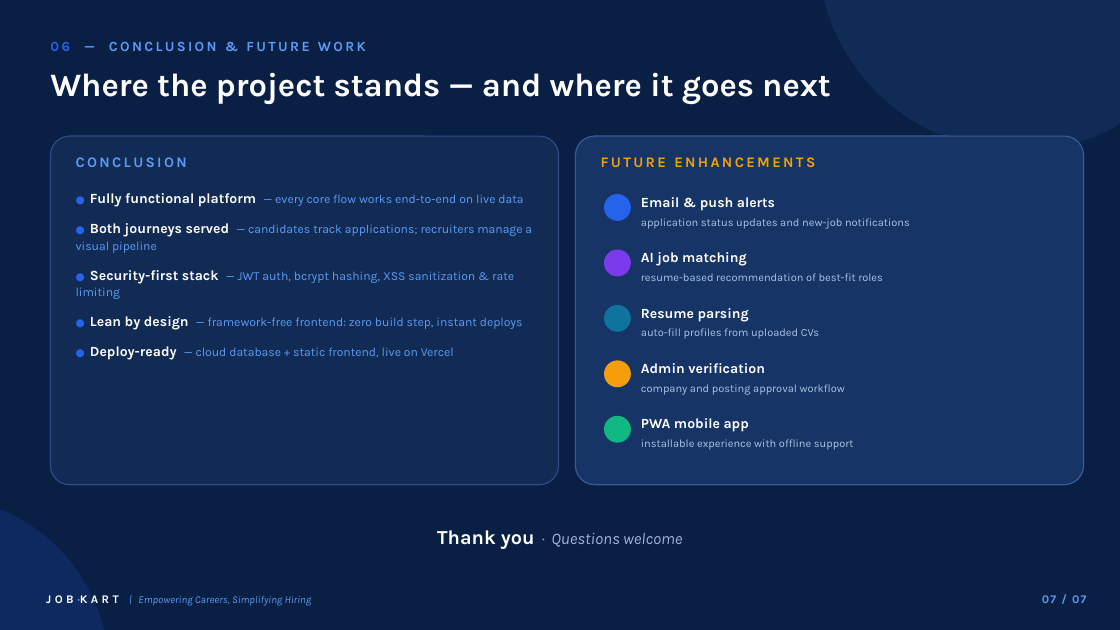
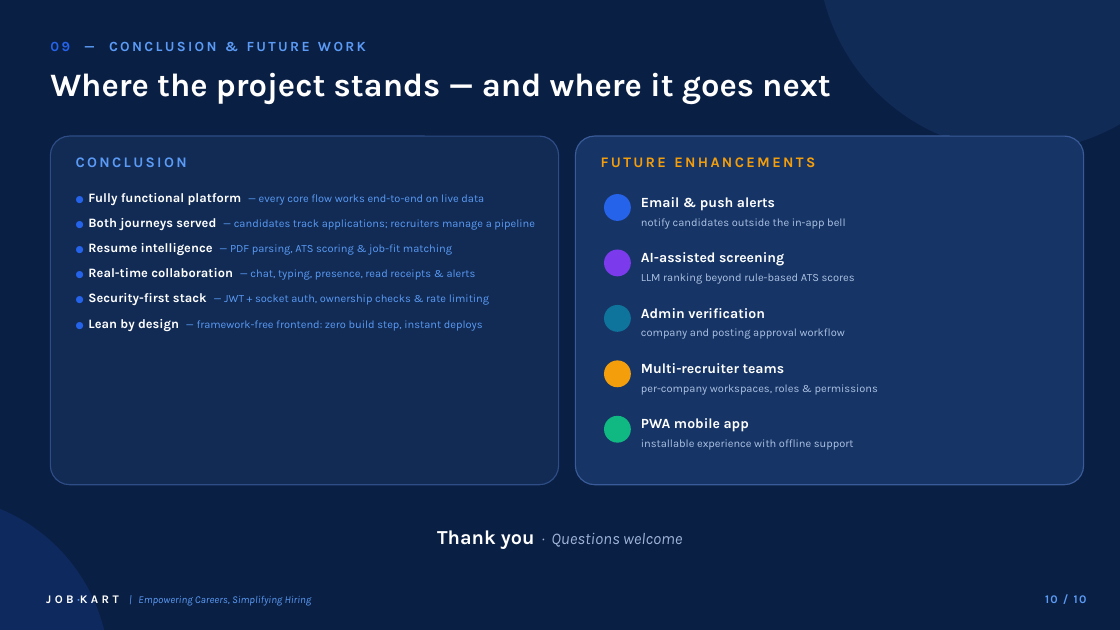
Before and after one commit to Ishuu278/JOB-KART, a slide deck: slide 10 of JOB-KART-Presentation-v2.pptx (slide 7 before the commit). Drawn at 1120x630 pixels with LibreOffice and Linux fonts; fonts in the diff are those of the drawing. Boxes give left, top, right and bottom in pixels: in the first picture for what was removed or moved away, otherwise in the second. Text is boxed around its words. In the diff, an @@ line names an element or a change of style, - is before the commit and + after.

```diff
--- a/JOB-KART-Presentation-v2.pptx
+++ b/JOB-KART-Presentation-v2.pptx
@@ text at (x1=88, y1=193, x2=484, y2=331): size 9 to 8 pt in "●", "●"; size 12 to 11 pt in "Fully functional platform", "Lean by design"; size 10.5 to 9.5 pt in "— every core flow works end-to-end on ...", "— framework-free frontend: zero build step, instant ..."; less space between paragraphs @@
@@ text at (x1=88, y1=218, x2=535, y2=305): text changed; size 10.5 to 9.5 pt @@
-● Both journeys served — candidates track applications; recruiters manage a visual pipeline
-● Security-first stack — JWT auth, bcrypt hashing, XSS sanitization & rate limiting
+● Both journeys served — candidates track applications; recruiters manage a pipeline
+● Resume intelligence — PDF parsing, ATS scoring & job-fit matching
+● Real-time collaboration — chat, typing, presence, read receipts & alerts
+● Security-first stack — JWT + socket auth, ownership checks & rate limiting
@@ text at (x1=641, y1=218, x2=845, y2=229): text changed @@
-application status updates and new-job notifications
+notify candidates outside the in-app bell
@@ text at (x1=641, y1=252, x2=784, y2=266): text changed @@
-AI job matching
+AI-assisted screening
@@ text at (x1=641, y1=273, x2=855, y2=284): text changed @@
-resume-based recommendation of best-fit roles
+LLM ranking beyond rule-based ATS scores
@@ text "Admin verification" moved from (x1=641, y1=363, x2=765, y2=373) to (x1=641, y1=308, x2=765, y2=318) @@
@@ text "company and posting approval workflow" moved from (x1=641, y1=384, x2=845, y2=395) to (x1=641, y1=328, x2=845, y2=339) @@
@@ text removed at (x1=641, y1=308, x2=749, y2=322) @@
-Resume parsing
@@ text removed at (x1=641, y1=328, x2=819, y2=339) @@
-auto-fill profiles from uploaded CVs
@@ text at (x1=90, y1=346, x2=454, y2=360): paragraph removed @@
-● Deploy-ready — cloud database + static frontend, live on Vercel
@@ text added at (x1=641, y1=363, x2=785, y2=373), 12 pt, text #FFFFFF, bold @@
+Multi-recruiter teams
@@ text added at (x1=641, y1=384, x2=878, y2=395), 9.5 pt, text #ADC2E4 @@
+per-company workspaces, roles & permissions
@@ text at (x1=1045, y1=595, x2=1087, y2=603): text changed @@
-07 / 07
+10 / 10
```
Also in this commit, not shown: 5 other slides changed, 4 slides added, 1 slide removed, 51 other files.
